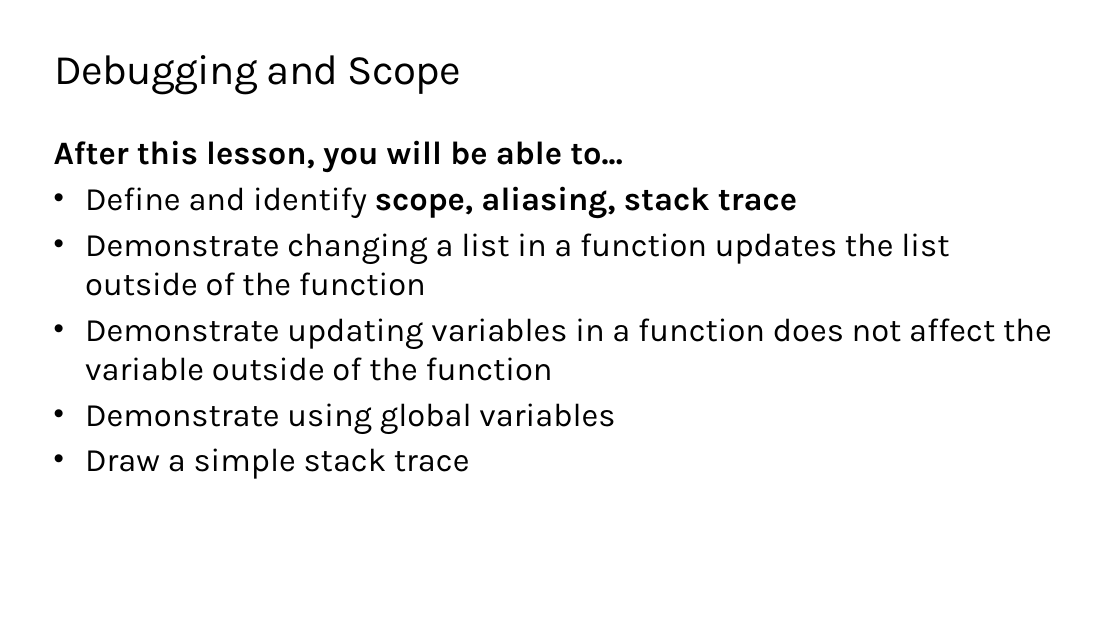
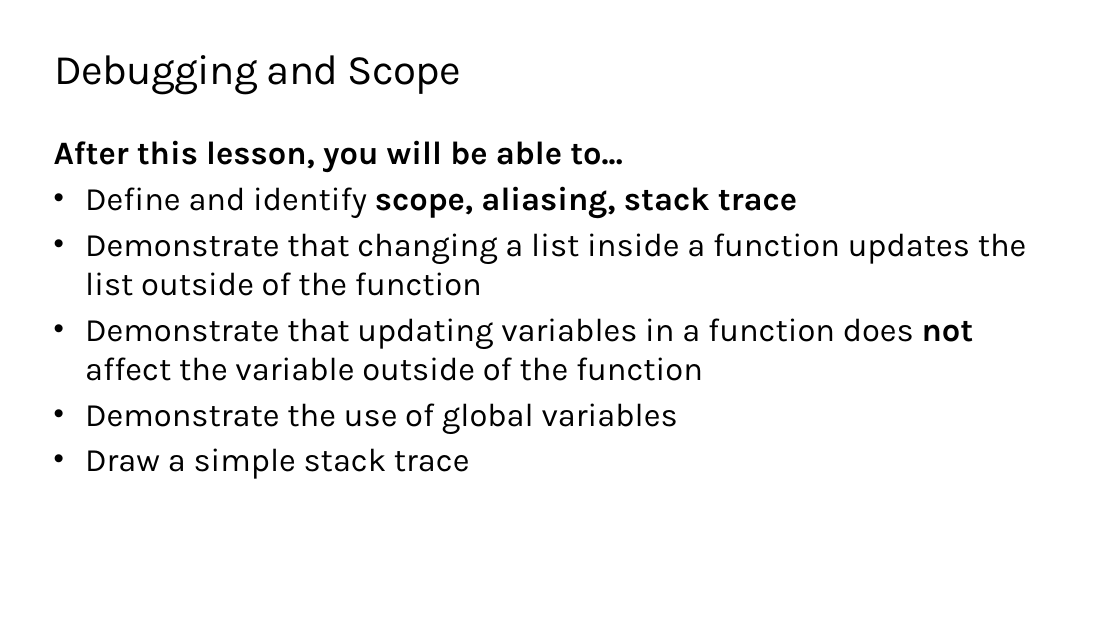
Before and after one commit to TEALSK12/2nd-semester-introduction-to-computer-science, a slide deck: slide 2 of docs/units/3_unit/slidedecks/Intro Python 3.04 TEALS.pptx. Drawn at 1120x630 pixels with LibreOffice and Linux fonts; fonts in the diff are those of the drawing; background and template pictures are left out. Boxes give left, top, right and bottom in pixels: in the first picture for what was removed or moved away, otherwise in the second. Text is boxed around its words. In the diff, an @@ line names an element or a change of style, - is before the commit and + after.

```diff
--- a/docs/units/3_unit/slidedecks/Intro Python 3.04 TEALS.pptx
+++ b/docs/units/3_unit/slidedecks/Intro Python 3.04 TEALS.pptx
@@ text at [85,233,1027,434]: text changed @@
-• Demonstrate changing a list in a function updates the list outside of the function
-• Demonstrate updating variables in a function does not affect the variable outside of the function
-• Demonstrate using global variables
+• Demonstrate that changing a list inside a function updates the list outside of the function
+• Demonstrate that updating variables in a function does not affect the variable outside of the function
+• Demonstrate the use of global variables
```
Also in this commit, not shown: 13 other slides changed, 18 other files.
